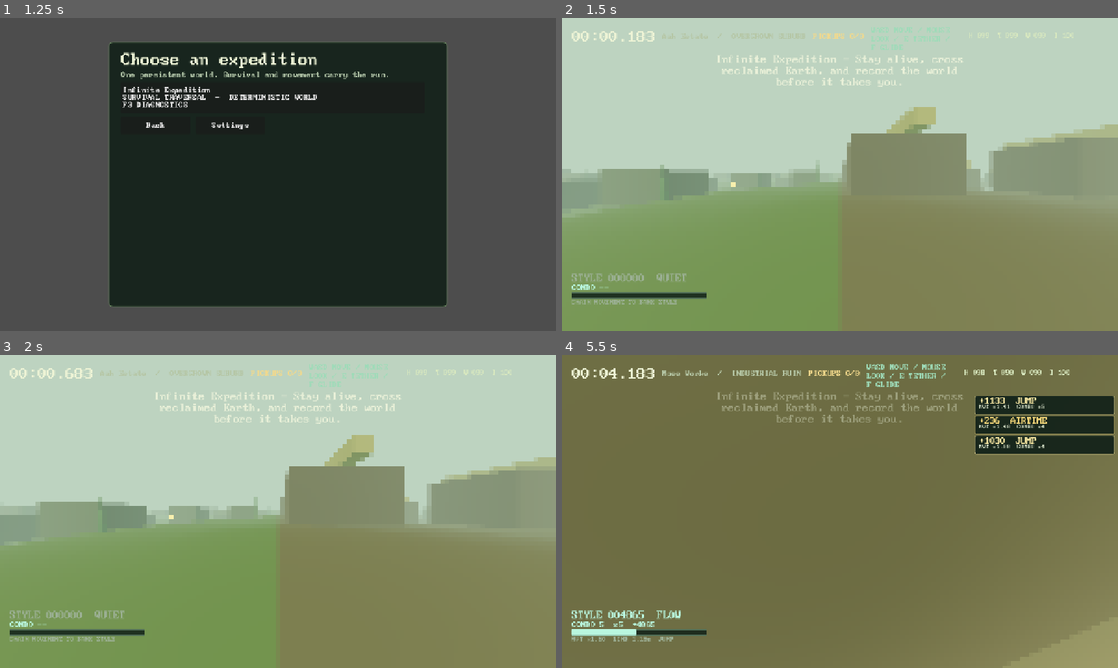
Above: before the commit, frames 1-4 (two rows, left to right).
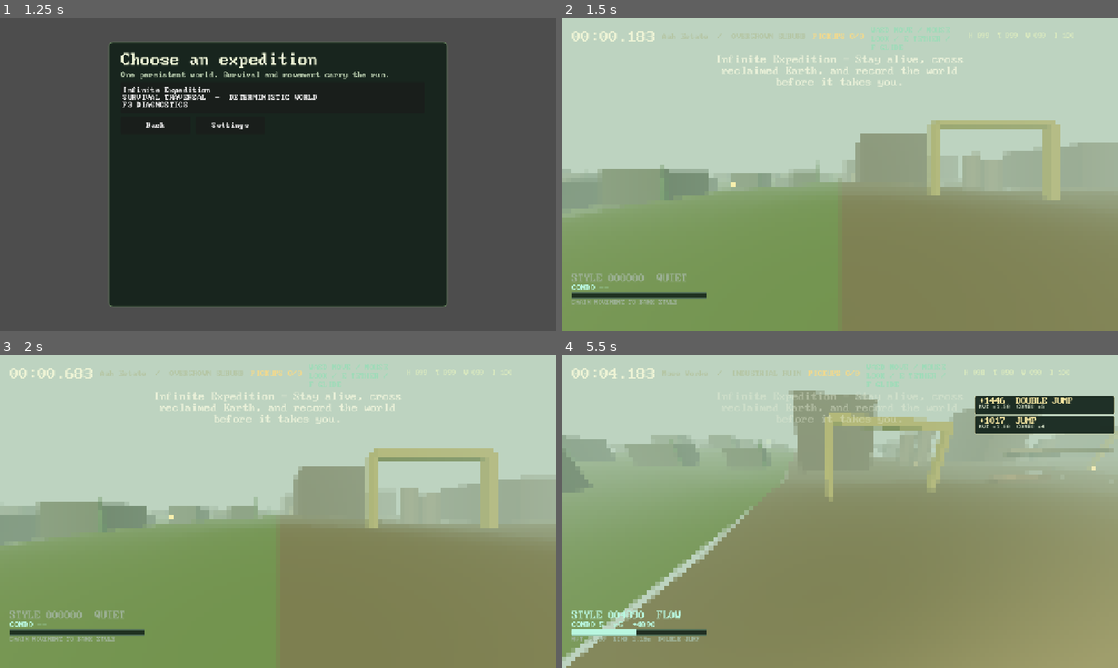
Above: after the commit, the same moments.

Repository: gongahkia/hot-cross-buns
Game: Godot game, scene res://scenes/main.tscn
The game is run twice, just before and just after one commit, with the same random seed, the same clock (stepped at 60 frames per second) and the same inputs.
Inputs (mouse positions are in pixels of both pictures, inside the frame that each line leads up to):
- Up to frame 1 (1.25 s): click "Choose a journey" at 0.5 s
- Up to frame 2 (1.5 s): click "Infinite Expedition SURVIVAL …" at 1.25 s
- Up to frame 3 (2 s): no input
- Up to frame 4 (5.5 s): tap Enter at 2 s; move the mouse to (867, 511) at 2.02 s; hold W (move_forward) from 2.03 s (still down); tap Shift (dash) at 2.1 s; click (867, 511) at 2.17 s; tap Space (jump) at 2.27, 3.02, 4.52, 5.27 s; move the mouse to (812, 511) at 2.77 s; tap F (glide) at 2.85 s; move the mouse to (851, 505) at 3.52 s; hold E (grapple) 3.53-4.28 s; move the mouse to (834, 517) at 4.27 s; tap Q (slam) at 4.35 s; click (834, 517) at 4.42 s; move the mouse to (878, 514) at 5.02 s; hold C (slide) from 5.03 s (still down)

Frame 1 is identical in both runs. In frame 2, 8.6% of the frame differs, in the area x 50-100%, y 28-59%; in frame 3, 9.1%; in frame 4, 71%, in the area x 0-100%, y 0-100%.

Commit message:
Add industrial ruin structures

Diff:
--- a/scripts/world_generator.gd
+++ b/scripts/world_generator.gd
@@ -19,6 +19,7 @@
 const FLOODED_STRUCTURES := preload("res://scripts/world_flooded_city_structures.gd")
 const FLOODED_ECOLOGY := preload("res://scripts/world_flooded_city_ecology.gd")
 const INDUSTRIAL_LAYOUT := preload("res://scripts/world_industrial_layout.gd")
+const INDUSTRIAL_STRUCTURES := preload("res://scripts/world_industrial_structures.gd")
 
 const CHUNK_SIZE := 64.0
 const REGION_SIZE := 512.0
@@ -79,6 +80,8 @@
 	if not urban.is_empty():descriptor["urban"]=urban
 	var industrial_layout:=INDUSTRIAL_LAYOUT.generate(seed,chunk_x,chunk_z,urban)
 	if not industrial_layout.is_empty():descriptor["industrial_layout"]=industrial_layout
+	var industrial_structures:=INDUSTRIAL_STRUCTURES.generate(seed,chunk_x,chunk_z,industrial_layout)
+	if not industrial_structures.is_empty():descriptor["industrial_structures"]=industrial_structures
 	var city_layout:=CITY_LAYOUT.sample(self,chunk_x,chunk_z,sample_data)
 	if not city_layout.is_empty():descriptor["city_layout"]=city_layout
 	var city_arterials:=CITY_ARTERIALS.generate(seed,chunk_x,chunk_z,city_layout)
--- /dev/null
+++ b/scripts/world_industrial_structures.gd
@@ -0,0 +1,14 @@
+class_name WorldIndustrialStructures
+extends RefCounted
+
+const RNG=preload("res://scripts/world_rng.gd")
+
+static func generate(seed:int,chunk_x:int,chunk_z:int,layout:Dictionary)->Dictionary:
+	if layout.is_empty():return {}
+	var sites:Array=layout.get("sites",[]);if sites.size()<4:return {}
+	var axis:=str(layout.get("service_axis","x"));var cross_axis:="z" if axis=="x" else "x";var factory:Dictionary=sites[0];var tank_site:Dictionary=sites[1];var gantry_site:Dictionary=sites[2];var service_site:Dictionary=sites[3];var factory_height:=10.0+RNG.unit(seed,chunk_x,chunk_z,1501)*12.0;var tank_radius:=maxf(1.8,minf(float(tank_site.width),float(tank_site.depth))*.15);var tanks:Array=[];var pipes:Array=[]
+	for index in range(2):
+		var shift:=-1.0 if index==0 else 1.0;tanks.append({"id":"industrial_tank:%d:%d:%d"%[chunk_x,chunk_z,index],"x":float(tank_site.x)+(tank_radius*1.35*shift if axis=="x" else 0.0),"z":float(tank_site.z)+(tank_radius*1.35*shift if axis=="z" else 0.0),"radius":tank_radius,"height":6.0+RNG.unit(seed,chunk_x,chunk_z,1517+index)*8.0})
+		var pipe_axis:=axis if index==0 else cross_axis;var length:=(float(service_site.width) if pipe_axis=="x" else float(service_site.depth))*.72;pipes.append({"id":"industrial_pipe:%d:%d:%d"%[chunk_x,chunk_z,index],"x":float(service_site.x)+(float(index)*1.8 if axis=="x" else 0.0),"z":float(service_site.z)+(float(index)*1.8 if axis=="z" else 0.0),"axis":pipe_axis,"length":length,"height":4.5+RNG.unit(seed,chunk_x,chunk_z,1531+index)*3.0,"radius":.34})
+	var gantry_span:=(float(gantry_site.width) if axis=="x" else float(gantry_site.depth))*.78;var conveyor_length:=(float(service_site.width) if axis=="x" else float(service_site.depth))*.76
+	return {"factories":[{"id":"industrial_factory:%d:%d"%[chunk_x,chunk_z],"x":float(factory.x),"z":float(factory.z),"width":float(factory.width),"depth":float(factory.depth),"height":factory_height}],"tanks":tanks,"gantries":[{"id":"industrial_gantry:%d:%d"%[chunk_x,chunk_z],"x":float(gantry_site.x),"z":float(gantry_site.z),"axis":axis,"span":gantry_span,"height":7.0+RNG.unit(seed,chunk_x,chunk_z,1549)*5.0}],"pipes":pipes,"conveyors":[{"id":"industrial_conveyor:%d:%d"%[chunk_x,chunk_z],"x":float(service_site.x),"z":float(service_site.z),"axis":axis,"length":conveyor_length,"height":1.2}]}
--- /dev/null
+++ b/scripts/world_industrial_structures_test.gd
@@ -0,0 +1,24 @@
+extends SceneTree
+const LAYOUT=preload("res://scripts/world_industrial_layout.gd")
+const STRUCTURES=preload("res://scripts/world_industrial_structures.gd")
+const GENERATOR=preload("res://scripts/world_generator.gd")
+var failed:=false
+func _expect(condition:bool,message:String)->void:
+	if not condition:failed=true;push_error(message)
+func _initialize()->void:
+	var layout:=LAYOUT.generate(20260730,4,-2,{"land_use":"manufacturing","ruin_age_years":160});var result:=STRUCTURES.generate(20260730,4,-2,layout)
+	_expect((result.factories as Array).size()==1 and (result.tanks as Array).size()==2 and (result.gantries as Array).size()==1 and (result.pipes as Array).size()==2 and (result.conveyors as Array).size()==1,"industrial structure classes missing")
+	var factory:Dictionary=(result.factories as Array)[0];_expect(str(factory.id).begins_with("industrial_factory:") and float(factory.width)>0.0 and float(factory.depth)>0.0 and float(factory.height)>=10.0,"industrial factory grammar drifted")
+	for tank:Dictionary in result.tanks:_expect(str(tank.id).begins_with("industrial_tank:") and float(tank.radius)>=1.8 and float(tank.height)>=6.0,"industrial tank grammar drifted")
+	for pipe:Dictionary in result.pipes:_expect(str(pipe.id).begins_with("industrial_pipe:") and str(pipe.axis) in ["x","z"] and float(pipe.length)>0.0 and float(pipe.height)>=4.5,"industrial pipe grammar drifted")
+	_expect(str((result.gantries as Array)[0].axis) in ["x","z"] and float((result.gantries as Array)[0].span)>0.0 and str((result.conveyors as Array)[0].axis) in ["x","z"],"industrial gantry/conveyor grammar drifted")
+	_expect(result==STRUCTURES.generate(20260730,4,-2,layout) and STRUCTURES.generate(1,0,0,{}).is_empty(),"industrial structures are not deterministic")
+	(result.tanks as Array)[0]["radius"]=0.0;_expect(float((STRUCTURES.generate(20260730,4,-2,layout).tanks as Array)[0].radius)>0.0,"industrial structures leaked mutable state")
+	var generator:=GENERATOR.new(20260730);var found:=false
+	for region_z in range(-8,9):
+		for region_x in range(-8,9):
+			var chunk_x:=region_x*8;var chunk_z:=region_z*8;var descriptor:Dictionary=generator.chunk_descriptor(chunk_x,chunk_z)
+			if str(descriptor.region.family)=="industrial_ruin":found=true;_expect(descriptor.industrial_structures==STRUCTURES.generate(20260730,chunk_x,chunk_z,descriptor.industrial_layout),"industrial structure descriptor wiring drifted");break
+		if found:break
+	_expect(found,"industrial structure fixture found no industrial ruin")
+	quit(1 if failed else 0)
--- a/scripts/world_streamer.gd
+++ b/scripts/world_streamer.gd
@@ -254,7 +254,7 @@
 		_add_flooded_city_structures(root,descriptor.get("flood_structures",{}))
 		_add_flooded_city_ecology(root,descriptor.get("flood_ecology",{}))
 	elif family == "industrial_ruin":
-		_add_industrial(root, chunk_x, chunk_z)
+		_add_industrial_structures(root,descriptor.get("industrial_structures",{}))
 	elif family == "overgrown_suburb":
 		_add_suburb(root, chunk_x, chunk_z)
 	else:
@@ -327,13 +327,24 @@
 		if str(failure.get("building_id",""))==building_id:return failure
 	return {}
 
-func _add_industrial(root: Node3D, chunk_x: int, chunk_z: int) -> void:
-	for index in range(4):
-		var x := 9.0 + float(index % 2) * 30.0
-		var z := 12.0 + float(index / 2) * 28.0
-		var ground := ground_height(root.global_position + Vector3(x, 0.0, z))
-		_add_box(root, Vector3(x, ground + 4.0, z), Vector3(15.0, 8.0, 11.0), Color("#5b5848"), "Factory")
-		_add_box(root, Vector3(x, ground + 9.0, z), Vector3(2.0, 2.0, 18.0), Color("#9d9b71"), "Gantry")
+func _add_industrial_structures(root:Node3D,fields:Dictionary)->void:
+	for factory:Dictionary in fields.get("factories",[]):
+		var x:=float(factory.x);var z:=float(factory.z);var height:=float(factory.height);_add_box(root,Vector3(x,ground_height(root.global_position+Vector3(x,0.0,z))+height*.5,z),Vector3(float(factory.width),height,float(factory.depth)),Color("#5b5848"),"IndustrialFactory")
+	for tank:Dictionary in fields.get("tanks",[]):
+		var x:=float(tank.x);var z:=float(tank.z);var height:=float(tank.height);_add_cylinder(root,Vector3(x,ground_height(root.global_position+Vector3(x,0.0,z))+height*.5,z),float(tank.radius),height,Color("#727369"),"IndustrialTank")
+	for gantry:Dictionary in fields.get("gantries",[]):_add_industrial_gantry(root,gantry)
+	for pipe:Dictionary in fields.get("pipes",[]):_add_industrial_pipe(root,pipe)
+	for conveyor:Dictionary in fields.get("conveyors",[]):
+		var x:=float(conveyor.x);var z:=float(conveyor.z);var height:=float(conveyor.height);var size:=Vector3(float(conveyor.length),height,1.4) if str(conveyor.axis)=="x" else Vector3(1.4,height,float(conveyor.length));_add_box(root,Vector3(x,ground_height(root.global_position+Vector3(x,0.0,z))+height*.5,z),size,Color("#6e6758"),"IndustrialConveyor")
+
+func _add_industrial_gantry(root:Node3D,record:Dictionary)->void:
+	var x:=float(record.x);var z:=float(record.z);var span:=float(record.span);var height:=float(record.height);var axis:=str(record.axis);var ground:=ground_height(root.global_position+Vector3(x,0.0,z));var offset:=span*.5
+	_add_box(root,Vector3(x-offset,ground+height*.5,z),Vector3(.8,height,.8),Color("#9d9b71"),"IndustrialGantryPost") if axis=="x" else _add_box(root,Vector3(x,ground+height*.5,z-offset),Vector3(.8,height,.8),Color("#9d9b71"),"IndustrialGantryPost")
+	_add_box(root,Vector3(x+offset,ground+height*.5,z),Vector3(.8,height,.8),Color("#9d9b71"),"IndustrialGantryPost") if axis=="x" else _add_box(root,Vector3(x,ground+height*.5,z+offset),Vector3(.8,height,.8),Color("#9d9b71"),"IndustrialGantryPost")
+	_add_box(root,Vector3(x,ground+height,z),Vector3(span,.8,1.0) if axis=="x" else Vector3(1.0,.8,span),Color("#9d9b71"),"IndustrialGantryBeam")
+
+func _add_industrial_pipe(root:Node3D,record:Dictionary)->void:
+	var x:=float(record.x);var z:=float(record.z);var pipe:=MeshInstance3D.new();var mesh:=CylinderMesh.new();mesh.top_radius=float(record.radius);mesh.bottom_radius=float(record.radius);mesh.height=float(record.length);pipe.name="IndustrialPipe";pipe.mesh=mesh;pipe.position=Vector3(x,ground_height(root.global_position+Vector3(x,0.0,z))+float(record.height),z);pipe.rotation.z=PI*.5 if str(record.axis)=="x" else 0.0;pipe.rotation.x=PI*.5 if str(record.axis)=="z" else 0.0;pipe.material_override=_material(Color("#6f746c"));root.add_child(pipe)
 
 func _add_suburb(root: Node3D, chunk_x: int, chunk_z: int) -> void:
 	for index in range(5):
@@ -474,6 +485,11 @@
 	body.add_child(collision)
 	root.add_child(body)
 
+func _add_cylinder(root:Node3D,position:Vector3,radius:float,height:float,color:Color,node_name:String)->void:
+	var body:=StaticBody3D.new();body.name=node_name;body.position=position
+	var visual:=MeshInstance3D.new();var cylinder:=CylinderMesh.new();cylinder.top_radius=radius;cylinder.bottom_radius=radius;cylinder.height=height;visual.mesh=cylinder;visual.material_override=_material(color);body.add_child(visual)
+	var collision:=CollisionShape3D.new();var shape:=CylinderShape3D.new();shape.radius=radius;shape.height=height;collision.shape=shape;body.add_child(collision);root.add_child(body)
+
 func _terrain_material(biome: String, family: String) -> StandardMaterial3D:
 	var color: Color = {"ocean": Color("#2e5d6b"), "coast": Color("#8f9b70"), "desert": Color("#aa9564"), "alpine": Color("#82919b"), "nival_zone": Color("#d5e5df"), "wetland": Color("#4b7665"), "temperate_forest": Color("#55794e"), "rainforest": Color("#3e7146")}.get(biome, Color("#5e7650"))
 	if family == "industrial_ruin": color = Color("#686653")
Not shown, added: docs/industrial-ruin-structures.md
